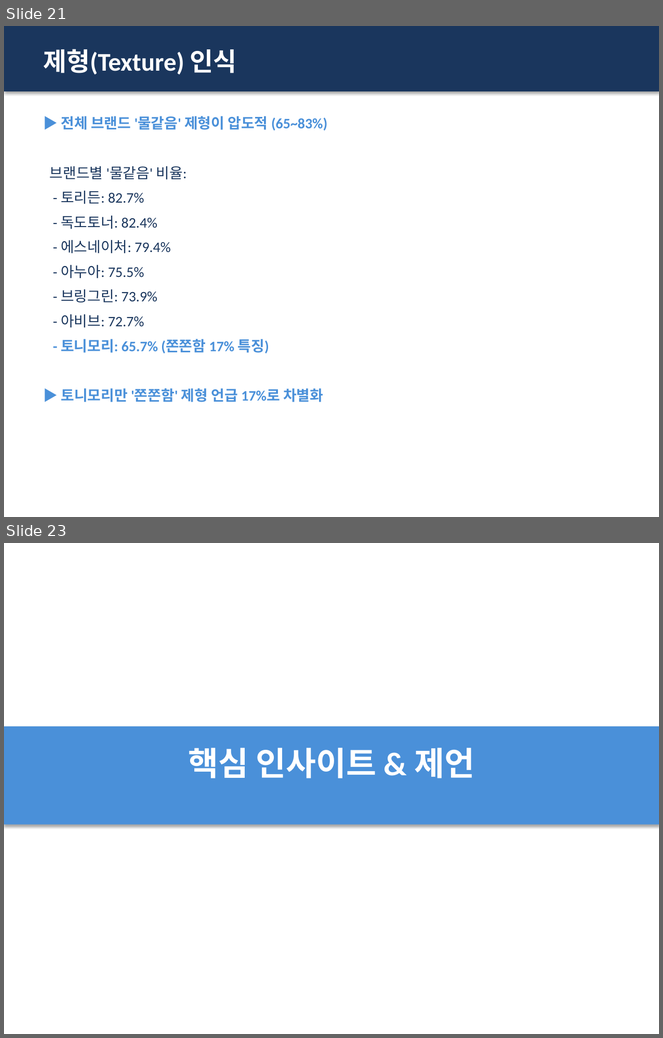
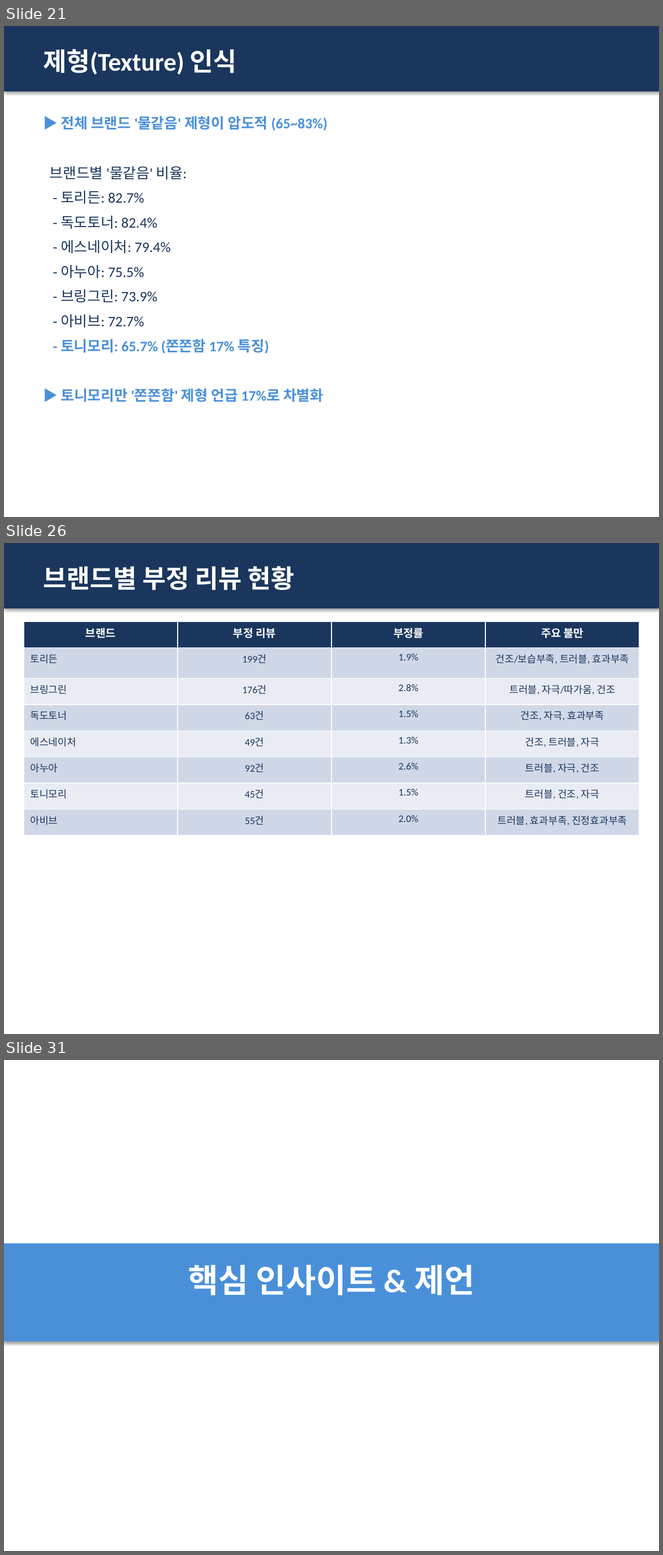
Before and after one commit to leeyoonsun53/review_analysis, a slide deck: output/토너_리뷰분석_리포트.pptx. Shown one above the other, each under a label of ours: slides 21 and 23 before the commit, slides 21, 26 and 31 after it; the slides between them are not shown. The pictures are 663x1038 and 663x1555 pixels, drawn with LibreOffice and Linux fonts; fonts in the diff are those of the drawing. Boxes give left, top, right and bottom in pixels: in the first picture for what was removed or moved away, otherwise in the second. Text is boxed around its words. In the diff, an @@ line names an element or a change of style, - is before the commit and + after.

```diff
--- a/output/토너_리뷰분석_리포트.pptx
+++ b/output/토너_리뷰분석_리포트.pptx
@@ slide 26 added at (4,543,659,1034), background #FFFFFF @@
@@ rectangle added at (4,543,659,609), fill #1A365D @@
@@ text added at (43,566,295,590), 28 pt, text #FFFFFF, bold @@
+브랜드별 부정 리뷰 현황
@@ table added at (24,622,639,831), 8 rows, 4 columns @@
+브랜드 | 부정 리뷰 | 부정률 | 주요 불만
+토리든 | 199건 | 1.9% | 건조/보습부족, 트러블, 효과부족
+브링그린 | 176건 | 2.8% | 트러블, 자극/따가움, 건조
+독도토너 | 63건 | 1.5% | 건조, 자극, 효과부족
+에스네이처 | 49건 | 1.3% | 건조, 트러블, 자극
+아누아 | 92건 | 2.6% | 트러블, 자극, 건조
+토니모리 | 45건 | 1.5% | 트러블, 건조, 자극
+아비브 | 55건 | 2.0% | 트러블, 효과부족, 진정효과부족
@@ what was slide 23 is now slide 31 @@
```
Also in this commit, not shown: 4 slides changed, 7 other slides added, 1 other file.
